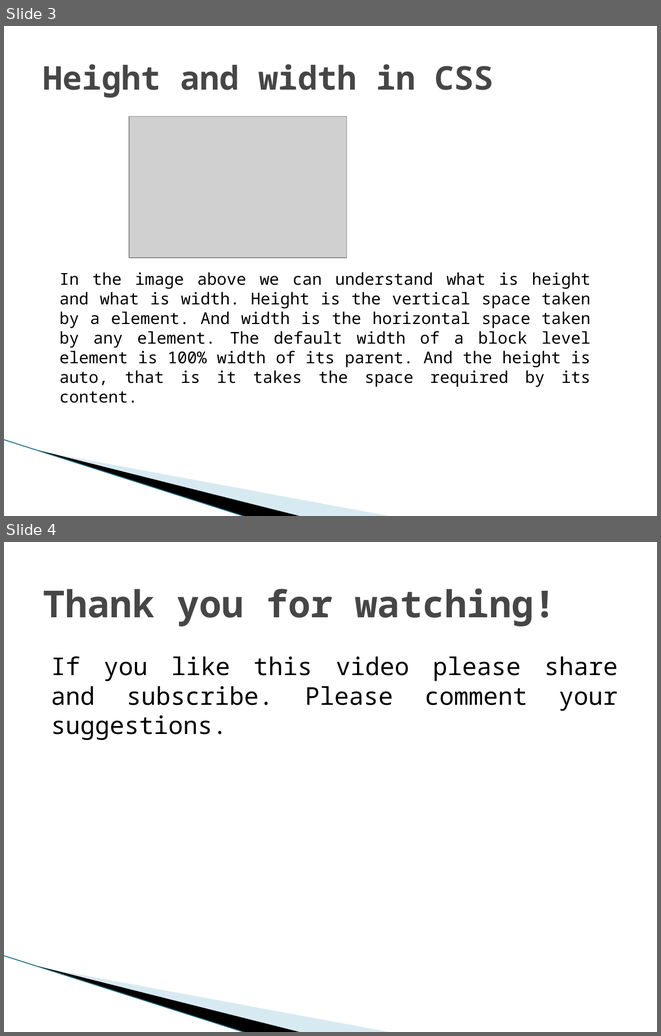
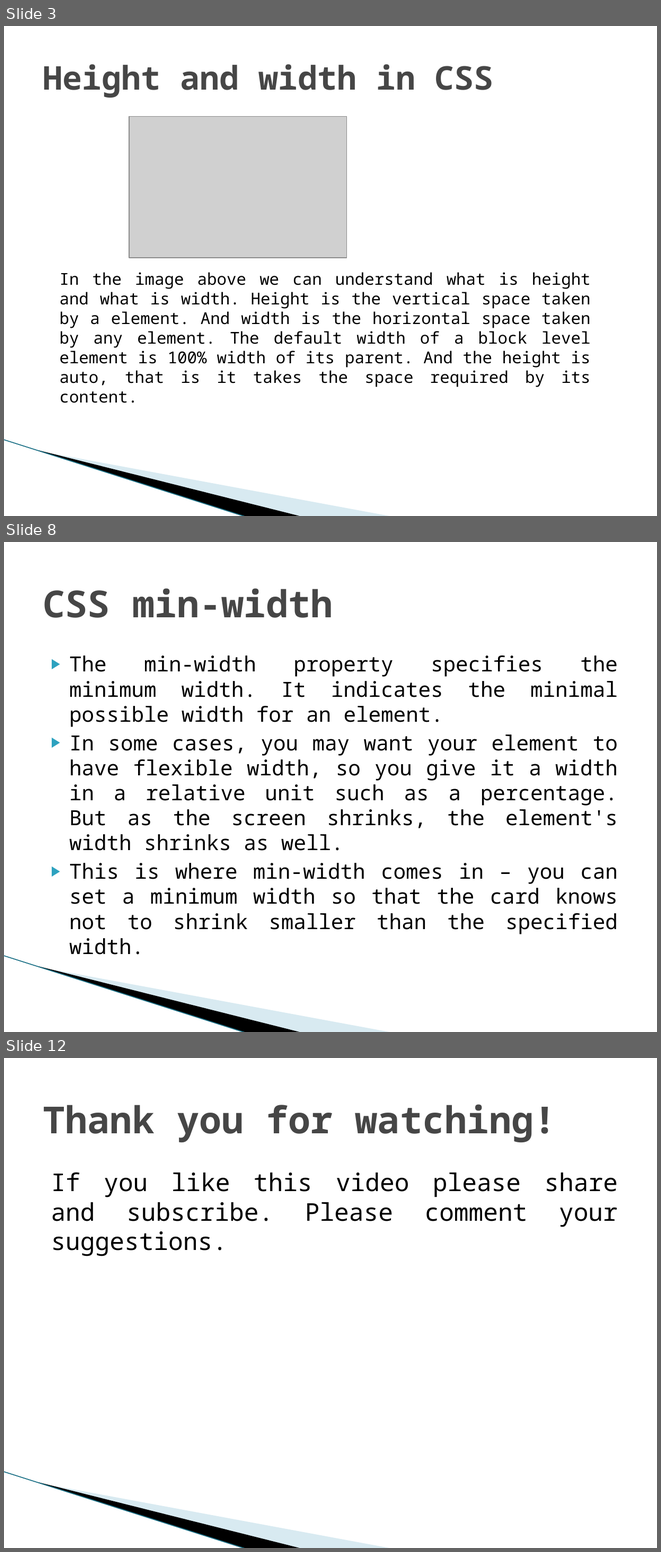
Before and after one commit to biswajitpoddar/youtubeDocuments, a slide deck: CSS PowerPoints/6. CSS Height and Width.pptx. Shown one above the other, each under a label of ours: slides 3 and 4 before the commit, slides 3, 8 and 12 after it; the slides between them are not shown. The pictures are 661x1036 and 661x1552 pixels, drawn with LibreOffice and Linux fonts; fonts in the diff are those of the drawing; grey boxes stand for pictures; background and template pictures are left out. Boxes give left, top, right and bottom in pixels: in the first picture for what was removed or moved away, otherwise in the second. Text is boxed around its words. In the diff, an @@ line names an element or a change of style, - is before the commit and + after.

```diff
--- a/CSS PowerPoints/6. CSS Height and Width.pptx
+++ b/CSS PowerPoints/6. CSS Height and Width.pptx
@@ slide 8 added at (4,542,657,1032), background #FFFFFF; not listed: 3 template elements that a slide beside it also shows @@
@@ title added at (43,588,333,618), 41 pt, text #464646, bold @@
+CSS min-width
@@ text added at (69,655,618,954), 22.9 pt, text #000000 @@
+▶ The min-width property specifies the minimum width. It indicates the minimal possible width for an element.
+▶ In some cases, you may want your element to have flexible width, so you give it a width in a relative unit such as a percentage. But as the screen shrinks, the element's width shrinks as well.
+▶ This is where min-width comes in – you can set a minimum width so that the card knows not to shrink smaller than the specified width.
@@ what was slide 4 is now slide 12 @@
```
Also in this commit, not shown: 7 other slides added, 2 other files.
